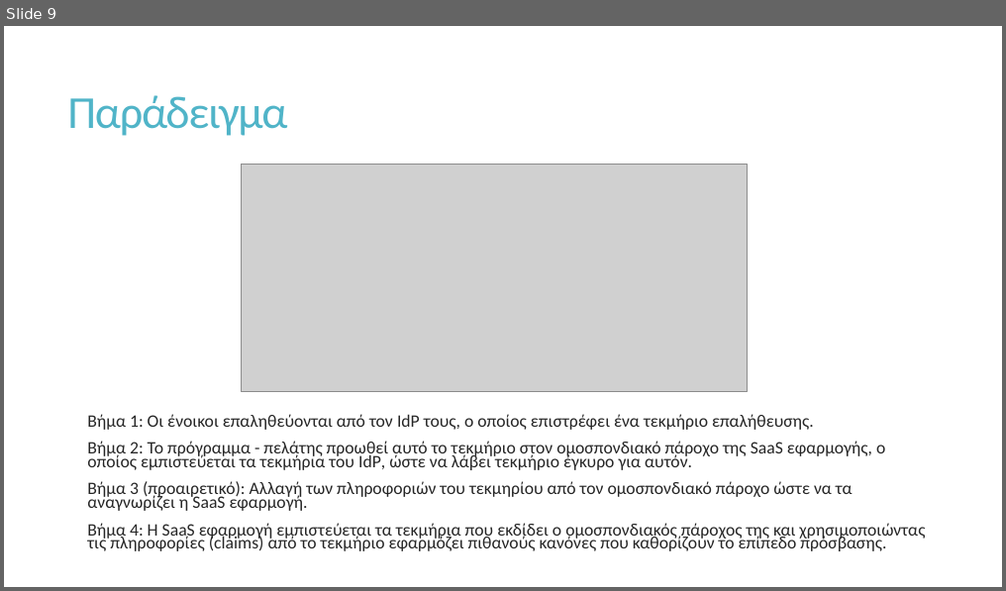
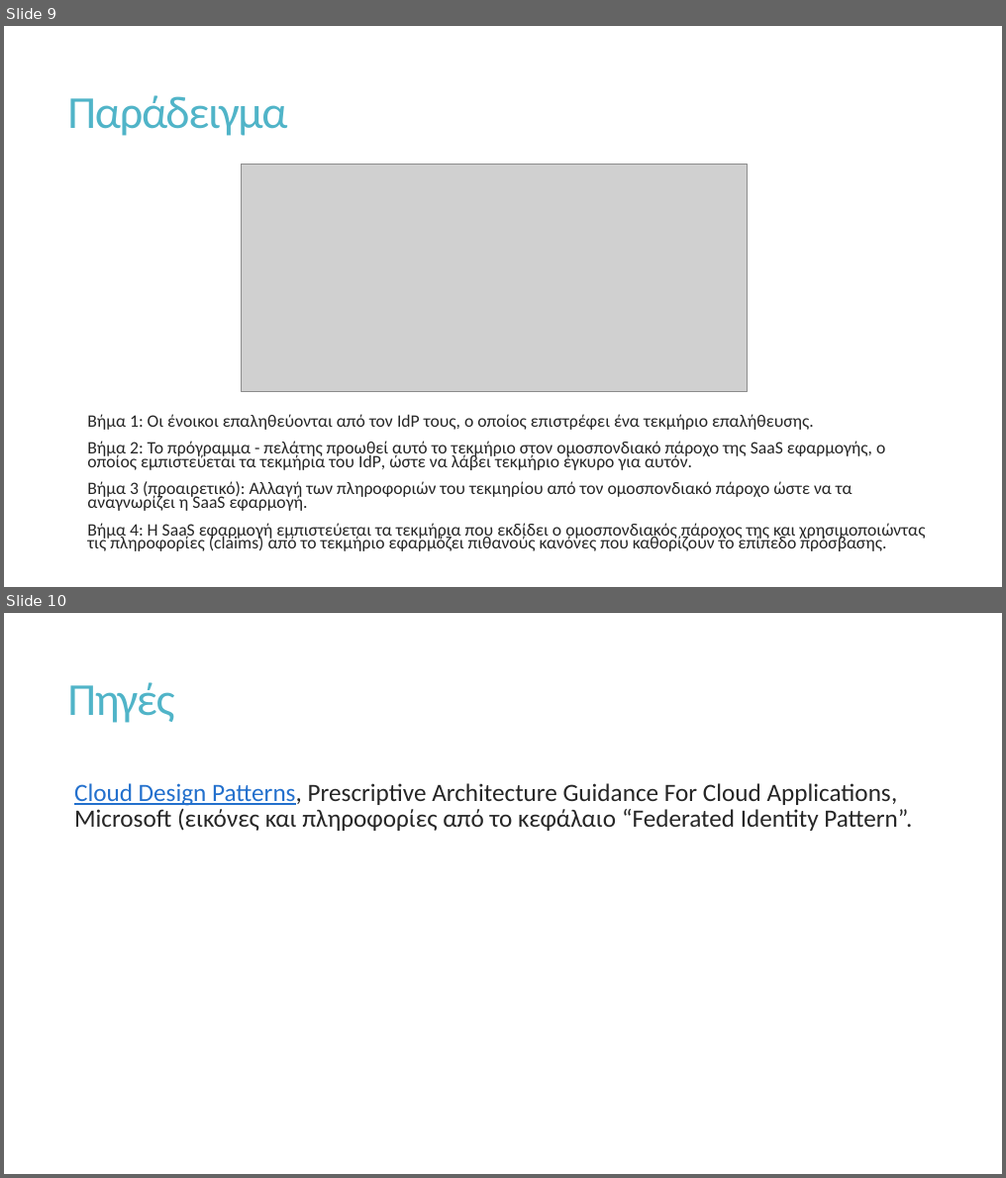
Before and after one commit to Syrko/DesignPatternsAssignment, a slide deck: Federated Identity Pattern/Federated Identity Pattern Presentation.pptx. Shown one above the other, each under a label of ours: slide 9 before the commit, slides 9 and 10 after it. The pictures are 1006x591 and 1006x1178 pixels, drawn with LibreOffice and Linux fonts; fonts in the diff are those of the drawing; grey boxes stand for pictures. Boxes give left, top, right and bottom in pixels: in the first picture for what was removed or moved away, otherwise in the second. Text is boxed around its words. In the diff, an @@ line names an element or a change of style, - is before the commit and + after.

Commit message:
Added Sources to Presentation

```diff
--- a/Federated Identity Pattern/Federated Identity Pattern Presentation.pptx
+++ b/Federated Identity Pattern/Federated Identity Pattern Presentation.pptx
@@ slide 10 added at (x1=4, y1=613, x2=1002, y2=1174), background #FFFFFF @@
@@ title added at (x1=67, y1=682, x2=174, y2=723), 44 pt, text #50B4C8 @@
+Πηγές
@@ text added at (x1=74, y1=783, x2=912, y2=831), 24 pt, text #262626 @@
+  Cloud Design Patterns, Prescriptive Architecture Guidance For Cloud Applications, Microsoft (εικόνες και πληροφορίες από το κεφάλαιο “Federated Identity Pattern”.
```
